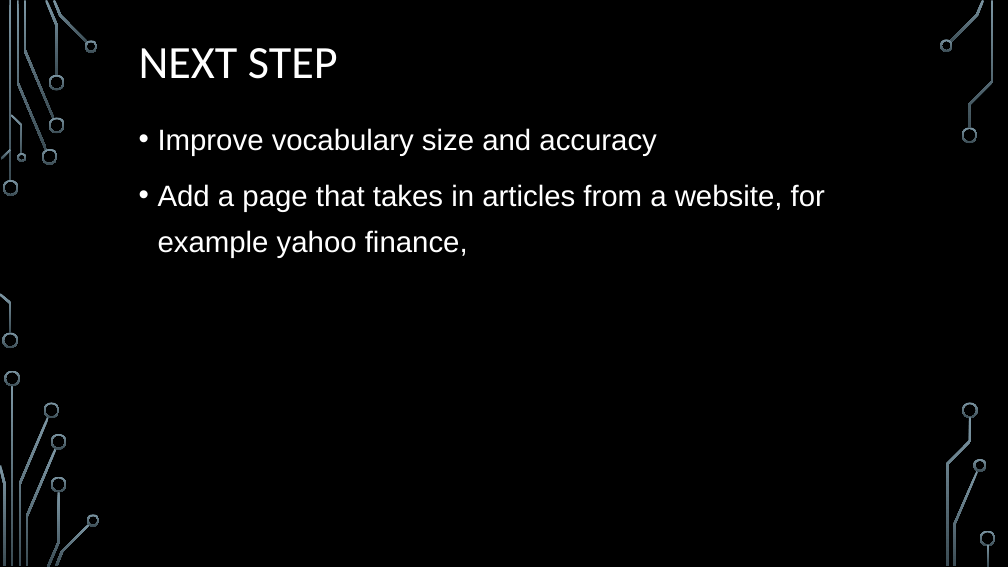
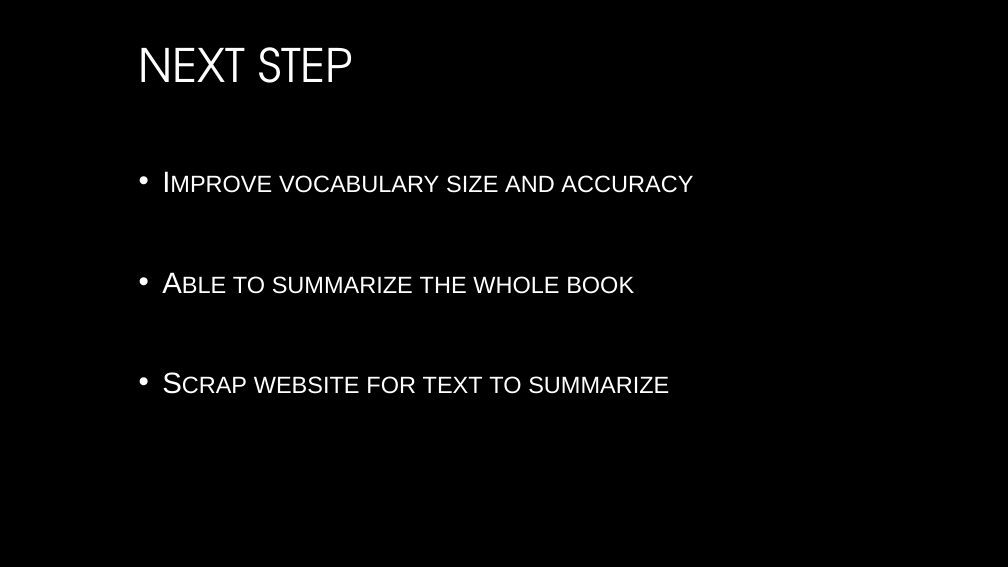
Before and after one commit to kk2250/Project_TextSum, a slide deck: slide 8 of project_textsum.pptx (slide 6 before the commit). Drawn at 1008x567 pixels with LibreOffice and Linux fonts; fonts in the diff are those of the drawing; background and template pictures are left out. Boxes give left, top, right and bottom in pixels: in the first picture for what was removed or moved away, otherwise in the second. Text is boxed around its words. In the diff, an @@ line names an element or a change of style, - is before the commit and + after.

```diff
--- a/project_textsum.pptx
+++ b/project_textsum.pptx
@@ title "NEXT STEP" at <box>139,47,353,83</box>: font Calibri to TeX Gyre Adventor, text colour #FFFFFF to gradient #FFFFFF to #A6A6A6; line spacing 0.9 to 1 @@
@@ text at <box>279,175,693,193</box>: small capitals on in "Improve vocabulary size and accuracy"; indent changed; line spacing 1.3 to 2.5; more space between paragraphs @@
@@ text at <box>233,276,669,394</box>: text changed @@
-• Add a page that takes in articles from a website, for example yahoo finance,
+• Able to summarize the whole book
+• Scrap website for text to summarize
@@ group removed at <box>0,0,996,567</box>: 33 freeform shapes, 3 rectangles @@
```
Also in this commit, not shown: 5 other slides changed, 2 slides added, 54 other files.
